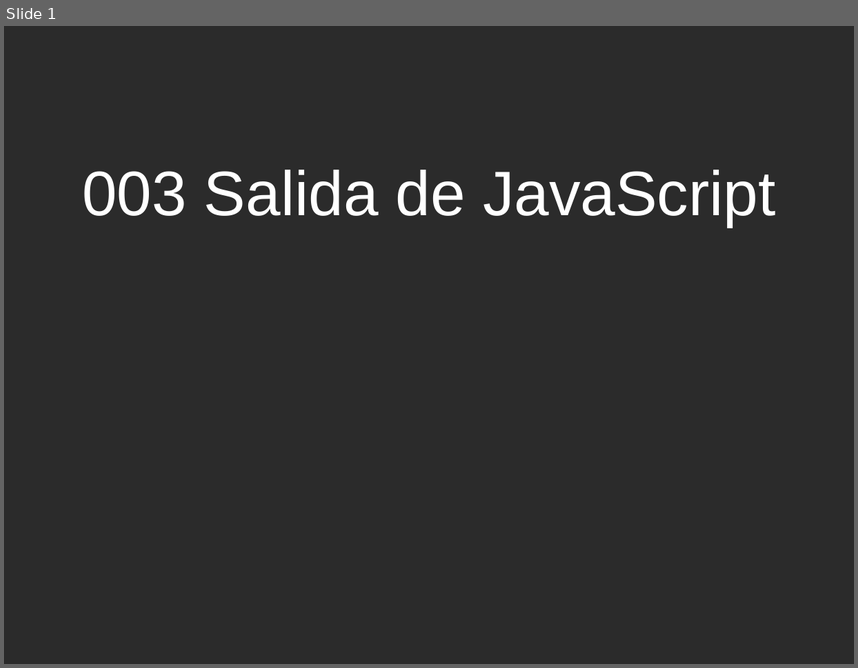
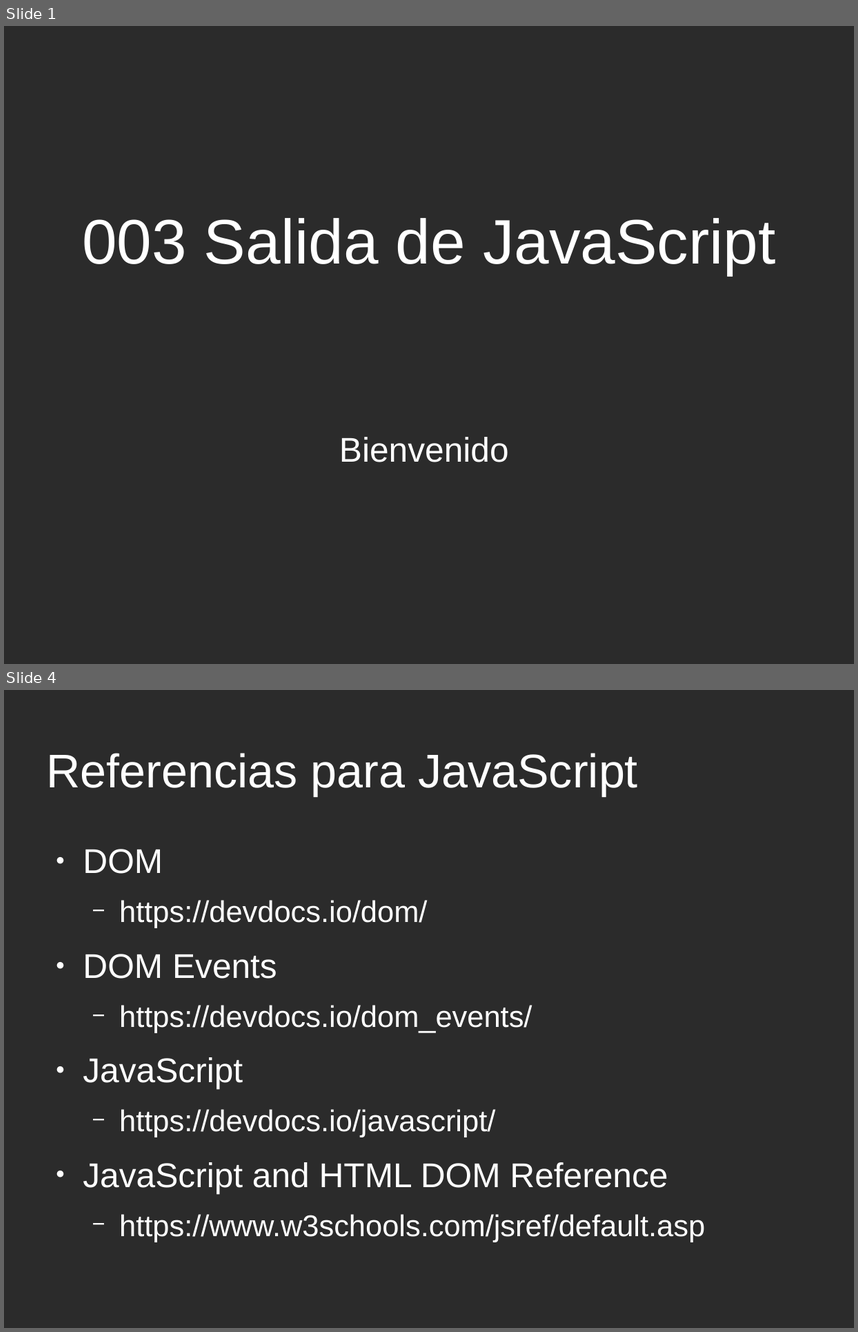
Before and after one commit to caleman9791/Curso_de_JavaScript, a slide deck: 001-Tutorial-de-JavaScript/003-Salida-de-JavaScript/003-Salida-de-JavaScript.odp. Shown one above the other, each under a label of ours: slide 1 before the commit, slides 1 and 4 after it; the slides between them are not shown. The pictures are 858x668 and 858x1332 pixels, drawn with LibreOffice and Linux fonts; fonts in the diff are those of the drawing; background and template pictures are left out; a plain dark background stands for a picture behind light text. Boxes give left, top, right and bottom in pixels: in the first picture for what was removed or moved away, otherwise in the second. Text is boxed around its words. In the diff, an @@ line names an element or a change of style, - is before the commit and + after.

Commit message:
003 video 1 completado y publicado , falta explicar en detalle las salidas en un video 2

```diff
--- a/001-Tutorial-de-JavaScript/003-Salida-de-JavaScript/003-Salida-de-JavaScript.odp
+++ b/001-Tutorial-de-JavaScript/003-Salida-de-JavaScript/003-Salida-de-JavaScript.odp
@@ slide 4 added at (4,690,854,1328), background picture (left out) @@
@@ title added at (47,753,638,796), 44 pt, text #FFFFFF @@
+Referencias para JavaScript
@@ text added at (83,849,705,1242), 28 pt, text #FFFFFF @@
+● DOM
+  − https://devdocs.io/dom/
+● DOM Events
+  − https://devdocs.io/dom_events/
+● JavaScript
+  − https://devdocs.io/javascript/
+● JavaScript and HTML DOM Reference
+  − https://www.w3schools.com/jsref/default.asp
@@ slide 1 changed as well @@
@@ title "003 Salida de JavaScript": place and size @@
-title "003 Salida de JavaScript" at (82,170,775,227)
+title "003 Salida de JavaScript" at (82,218,775,275)
@@ subtitle added at (339,437,509,462), 32 pt, text #FFFFFF @@
+Bienvenido
```
Also in this commit, not shown: 6 other slides added, 2 slides removed, 3 other files.
